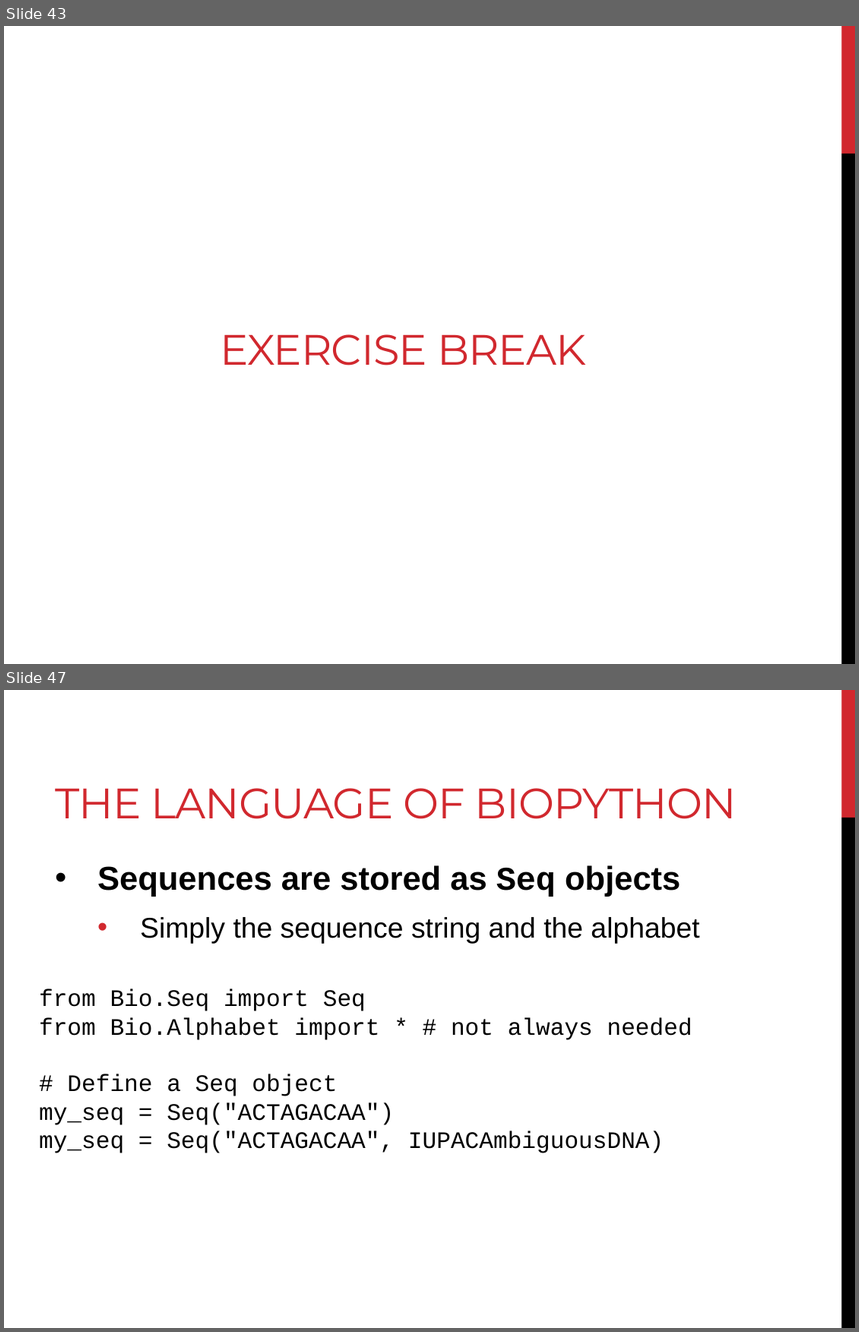
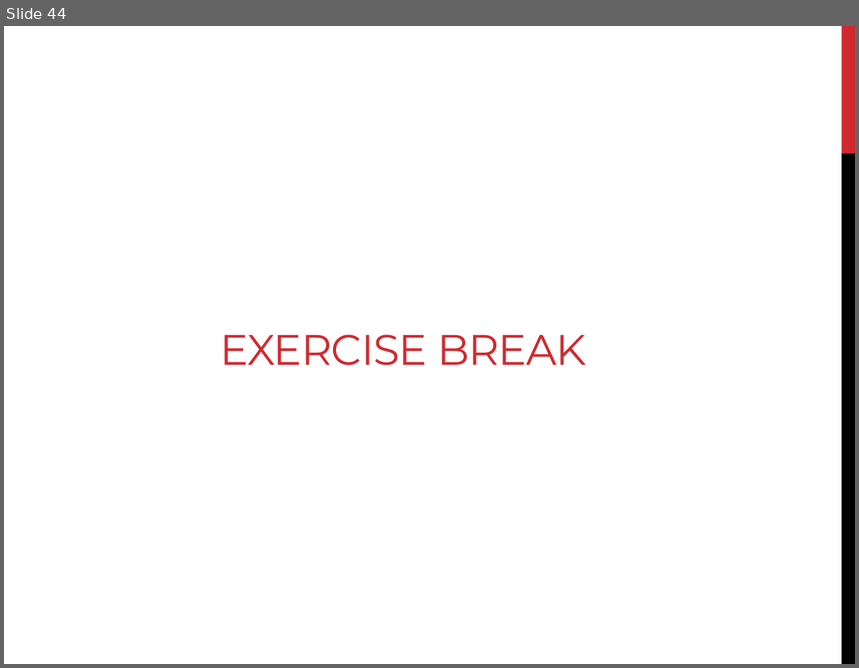
Before and after one commit to BjornFJohansson/ccbb_bigdata2015_python, a slide deck: slides/slides_day4.pptx. Shown one above the other, each under a label of ours: slides 43 and 47 before the commit, slide 44 after it; the slides between them are not shown. The pictures are 859x1332 and 859x668 pixels, drawn with LibreOffice and Linux fonts; fonts in the diff are those of the drawing. Boxes give left, top, right and bottom in pixels: in the first picture for what was removed or moved away, otherwise in the second. Text is boxed around its words. In the diff, an @@ line names an element or a change of style, - is before the commit and + after.

```diff
--- a/slides/slides_day4.pptx
+++ b/slides/slides_day4.pptx
@@ slide 47 removed at (x1=4, y1=690, x2=855, y2=1328), background #FFFFFF; not listed: 2 template elements that a slide beside it also shows @@
@@ title removed at (x1=55, y1=788, x2=737, y2=819) @@
-THE LANGUAGE OF BIOPYTHON
@@ text removed at (x1=97, y1=866, x2=699, y2=944) @@
-• Sequences are stored as Seq objects
-  • Simply the sequence string and the alphabet
@@ text removed at (x1=39, y1=989, x2=693, y2=1154) @@
-from Bio.Seq import Seq
-from Bio.Alphabet import * # not always needed
-# Define a Seq object
-my_seq = Seq("ACTAGACAA")
-my_seq = Seq("ACTAGACAA", IUPACAmbiguousDNA)
@@ what was slide 43 is now slide 44 @@
```
Also in this commit, not shown: 6 slides changed, 5 slides added, 36 other slides removed, 1 other file.
